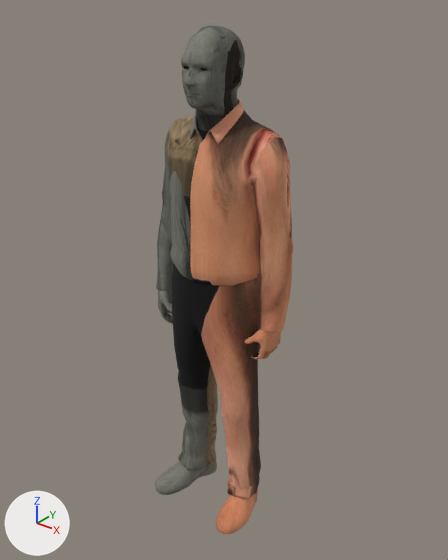
The glTF model public/models/people/m14.glb: old version first, new version second.
The view is the same before and after, from a camera (50 mm lens) standing at (1.255, -1.496, 0.919) and looking at (0.018, 0.05, -0.039). Arrows for +X, +Y and +Z are at lower left; the lights stay in place. The first picture is the older version. Objects named as collision shapes, trigger or cutter boxes, shadow casters or lower levels of detail are left out. Vertices at exactly the same position are counted once.

Before the edit, the objects in view are built like this:
```python
me_lod0 = bpy.data.meshes.new('lod0')
me_lod0.from_pydata(...)  # 2512 vertices, 5000 faces; spans x -0.28..0.29, y -0.16..0.16, z -1.0..0.8
me_lod0.materials.append(mat_body)
ob_lod0 = bpy.data.objects.new('lod0', me_lod0)
ob_lod0.location = (0.0, 0.0, 0.0)
```
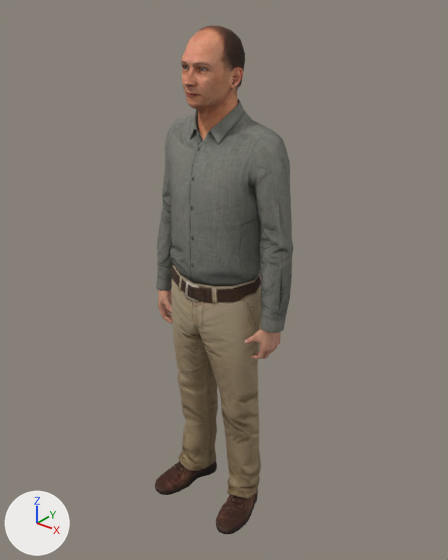
Diff of the bpy script that builds the scene:
```diff
--- a/public/models/people/m14.glb.py
+++ b/public/models/people/m14.glb.py
@@ me_lod0 @@
 # used by ob_lod0; location = (0.0, 0.0, 0.0)
-me_lod0.from_pydata(...)  # 2512 vertices, 5000 faces; spans x -0.28..0.29, y -0.16..0.16, z -1.0..0.8
+me_lod0.from_pydata(...)  # 3443 vertices, 6842 faces; spans x -0.28..0.29, y -0.16..0.16, z -1.0..0.8
+# me_lod0 part 1: 98 vertices moved within x -0.08..0.08, y -0.11..0.09, z 0.4..0.7; 662 vertices added at x -0.08..0.09, y -0.11..0.12, z 0.4..0.79
+# me_lod0 part 2: 54 vertices moved within x -0.24..0.25, y -0.03..0.06, z -0.27..-0.16; 244 vertices added at x -0.27..0.28, y -0.05..0.14, z -0.27..0.02
+# me_lod0 part 3: 25 vertices added at x -0.17..0.18, y -0.14..0.11, z -1.0..-0.94
+# me_lod0 part 4: 2934 kept faces spanning x -0.28..0.29, y -0.16..0.16, z -1.0..0.8 get new texture (UV) coordinates
 me_lod0.materials.append(mat_body)
```

Boxes (x1, y1, x2, y2) around the edits, measured in the pictures (448 x 560 px):
part 1 of me_lod0, reshaped
    before: (181, 58, 237, 185)
    after: (181, 26, 245, 185)
part 2 of me_lod0, reshaped
    before: (159, 295, 273, 357)
    after: (157, 265, 285, 359)
part 3 of me_lod0, added (mostly hidden)
    after: (165, 473, 258, 518)
part 4 of me_lod0, surface changed
    both: (155, 25, 293, 534)
